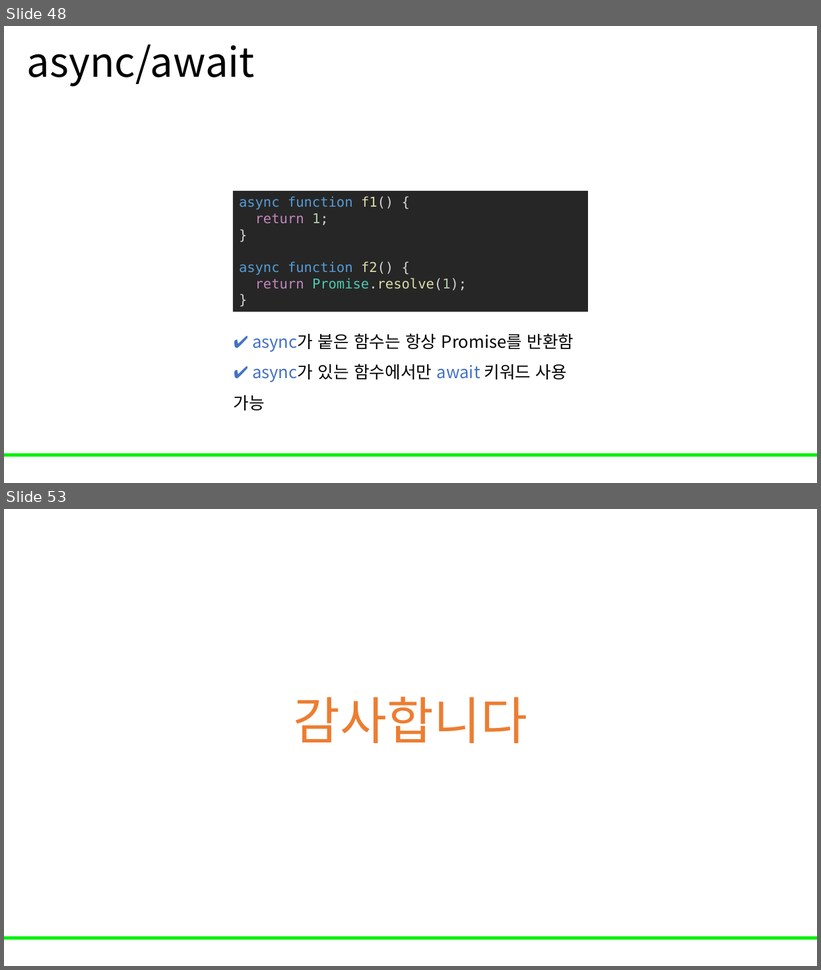
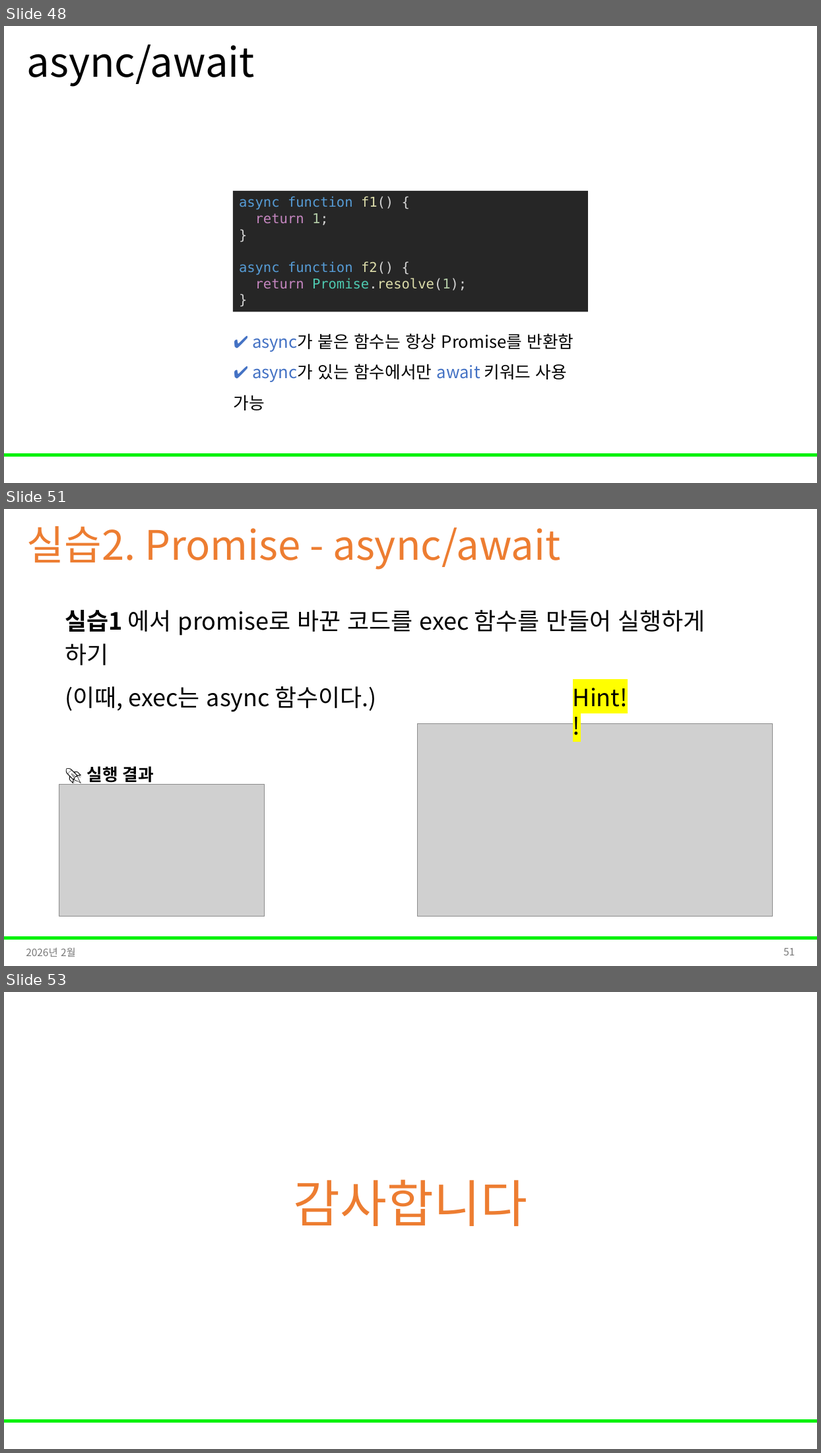
Before and after one commit to Leader-Lesson/KDT_RE_5th, a slide deck: material/4_WEB/03_Javascript(2).pptx. Shown one above the other, each under a label of ours: slides 48 and 53 before the commit, slides 48, 51 and 53 after it; the slides between them are not shown. The pictures are 821x970 and 821x1453 pixels, drawn with LibreOffice and Linux fonts; fonts in the diff are those of the drawing; grey boxes stand for pictures; background and template pictures are left out. Boxes give left, top, right and bottom in pixels: in the first picture for what was removed or moved away, otherwise in the second. Text is boxed around its words. In the diff, an @@ line names an element or a change of style, - is before the commit and + after.

Commit message:
Add JavaScript async examples and refactor callback hell to promises

```diff
--- a/material/4_WEB/03_Javascript(2).pptx
+++ b/material/4_WEB/03_Javascript(2).pptx
@@ slide 51 added at [4,509,817,966], background #FFFFFF; not listed: 1 template element that a slide beside it also shows @@
@@ title added at [27,526,560,570], 48 pt, text #ED7D31 @@
+실습2. Promise - async/await
@@ text added at [65,610,706,712], 28 pt, text #000000 @@
+실습1 에서 promise로 바꾼 코드를 exec 함수를 만들어 실행하게 하기
+(이때, exec는 async 함수이다.)
@@ text added at [573,688,628,707], 28 pt, text #000000 @@
+Hint!!
@@ picture added at [418,723,773,916] @@
@@ picture added at [59,784,265,916] @@
@@ text added at [86,766,154,786], 20 pt, text #000000, bold @@
+🚀 실행 결과
@@ text added at [26,948,76,957], 12 pt, text #797979 @@
+2026년 2월
@@ page number added at [783,949,795,956], 12 pt, text #797979 @@
+51
```
Also in this commit, not shown: 41 slides changed, 2 other slides added, 3 slides removed, 7 other files.
